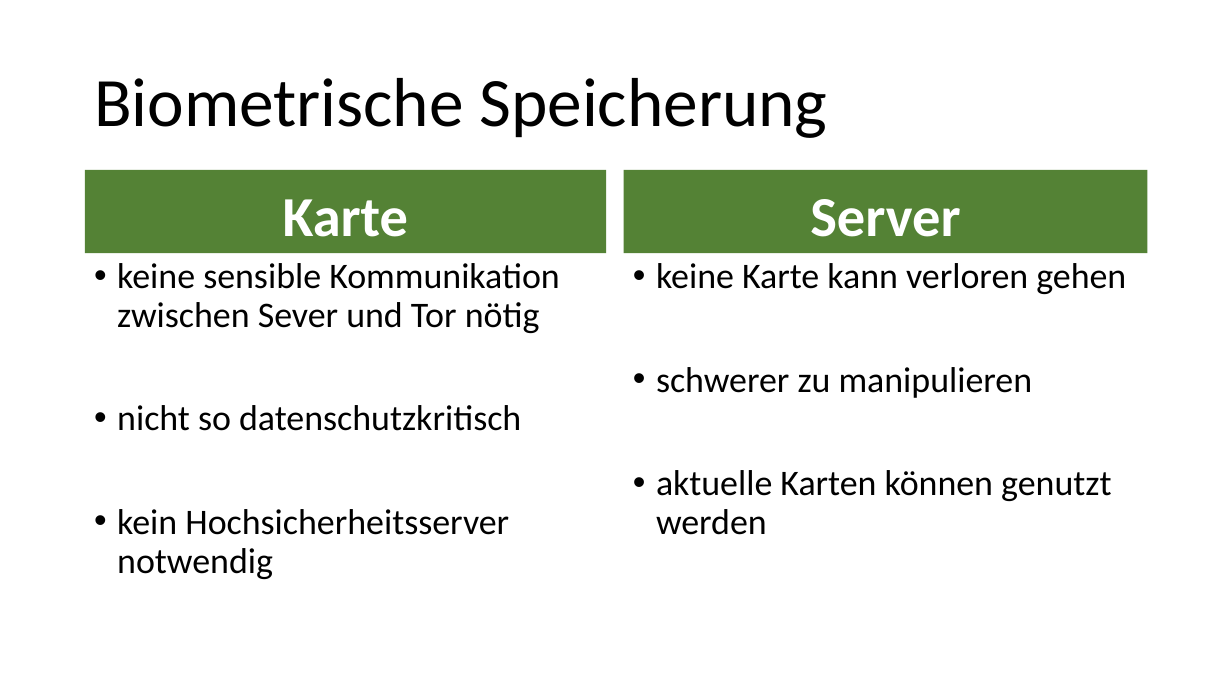
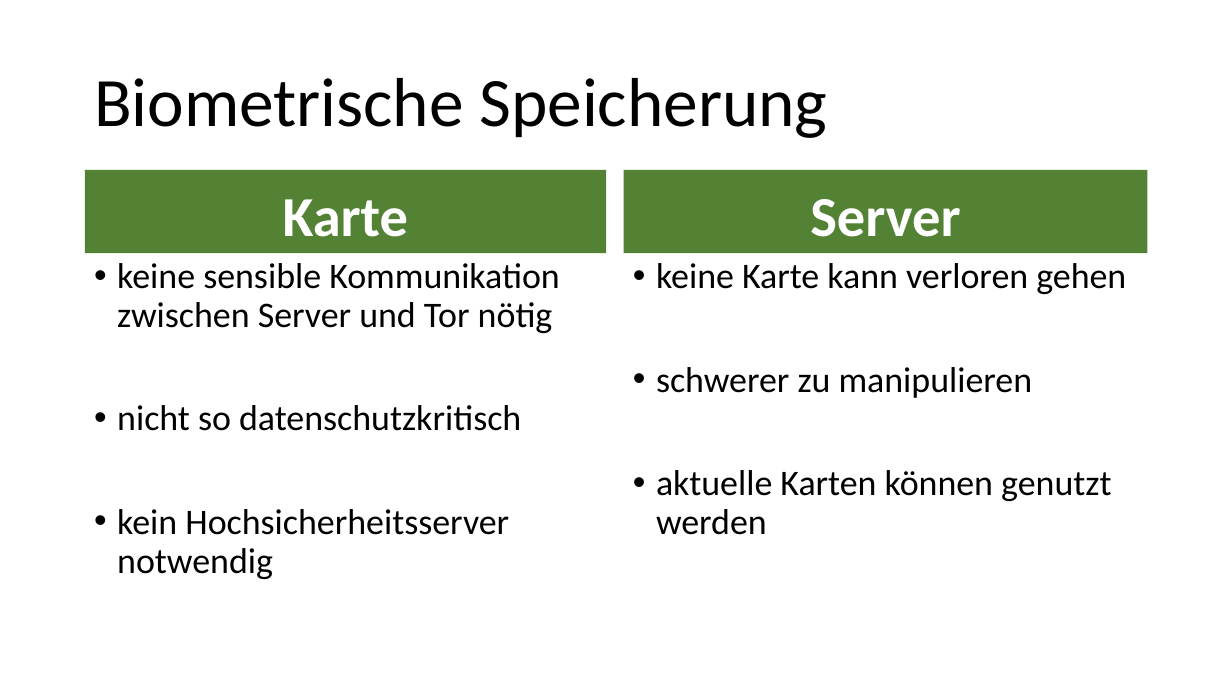
Before and after one commit to HWRmeetsTierpark/HWRTP-documents, a slide deck: slide 5 of Endvortrag/Endpräsentation.pptx. Drawn at 1232x693 pixels with LibreOffice and Linux fonts; fonts in the diff are those of the drawing. Boxes give left, top, right and bottom in pixels: in the first picture for what was removed or moved away, otherwise in the second. Text is boxed around its words. In the diff, an @@ line names an element or a change of style, - is before the commit and + after.

Commit message:
Rechtschreibfehler behoben

```diff
--- a/Endvortrag/Endpräsentation.pptx
+++ b/Endvortrag/Endpräsentation.pptx
@@ text at bbox=[117, 263, 560, 333]: text changed @@
-• keine sensible Kommunikation zwischen Sever und Tor nötig
+• keine sensible Kommunikation zwischen Server und Tor nötig
```
